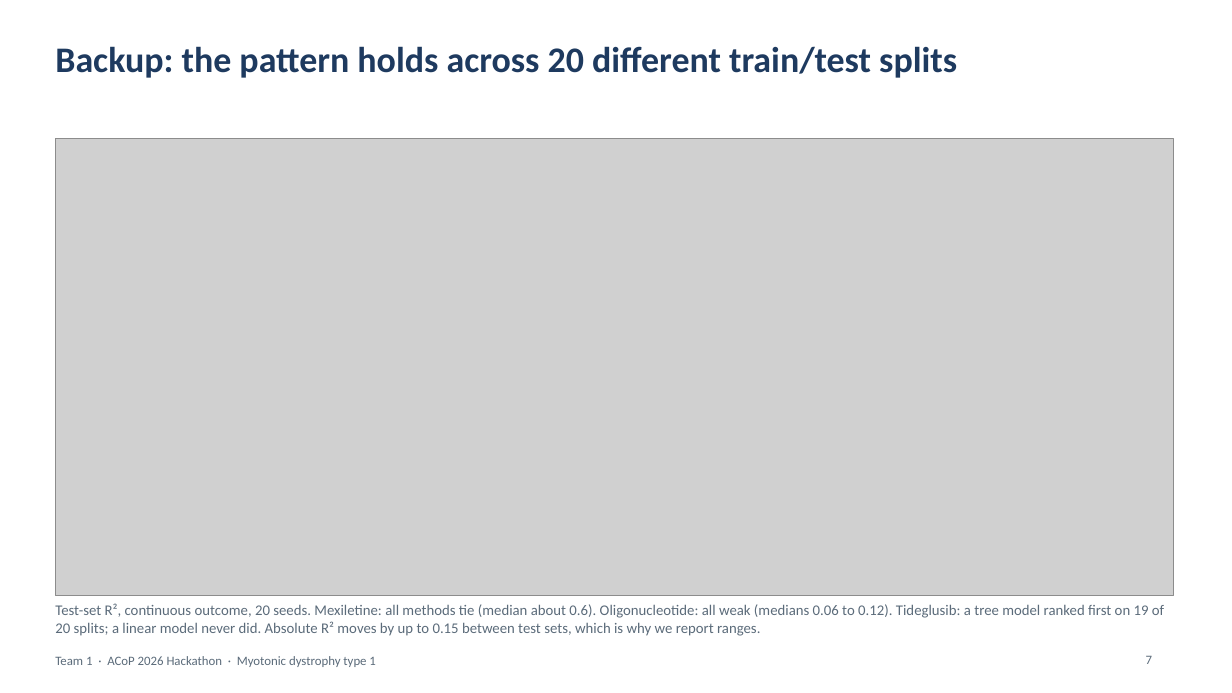
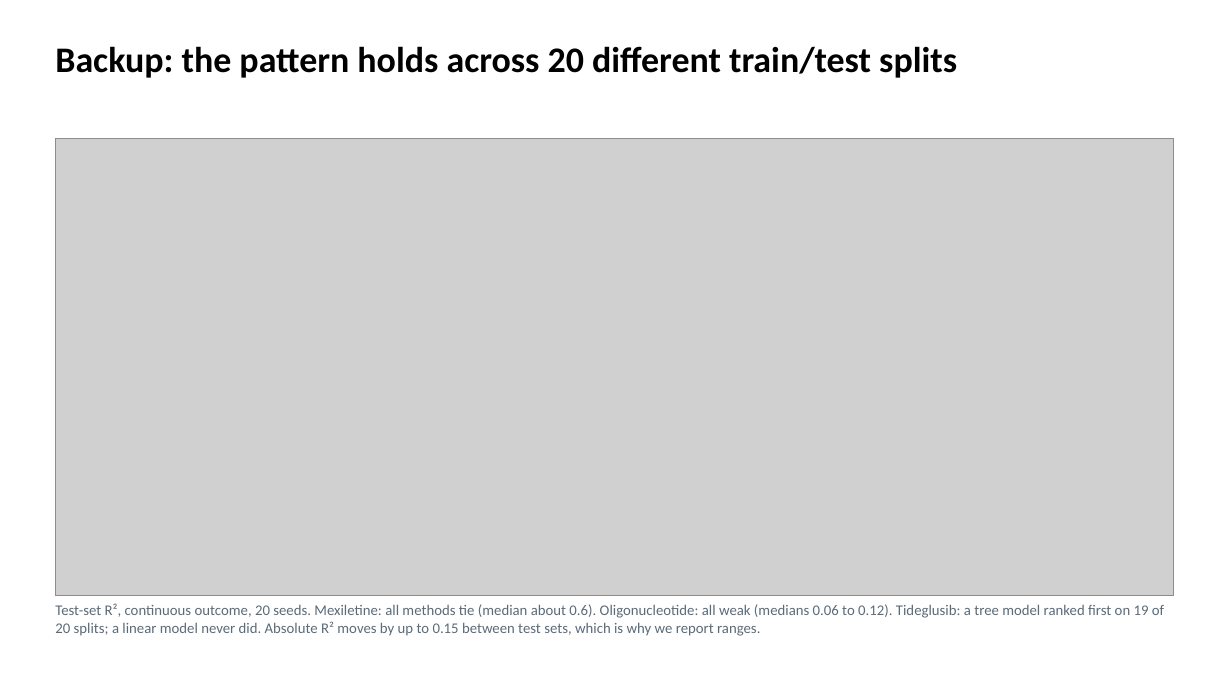
Before and after one commit to euibeom135-cell/acop2026-hackathon-team1, a slide deck: slide 7 of slides/Team1_DM1_slides.pptx. Drawn at 1232x693 pixels with LibreOffice and Linux fonts; fonts in the diff are those of the drawing; grey boxes stand for pictures. Boxes give left, top, right and bottom in pixels: in the first picture for what was removed or moved away, otherwise in the second. Text is boxed around its words. In the diff, an @@ line names an element or a change of style, - is before the commit and + after.

```diff
--- a/slides/Team1_DM1_slides.pptx
+++ b/slides/Team1_DM1_slides.pptx
@@ title "Backup: the pattern holds across ..." at box(55, 46, 957, 78): text colour #1E3A5F to #000000 @@
@@ text removed at box(55, 656, 375, 667) @@
-Team 1 · ACoP 2026 Hackathon · Myotonic dystrophy type 1
@@ page number removed at box(1146, 656, 1152, 664) @@
-7
```
Also in this commit, not shown: 9 other slides changed.
